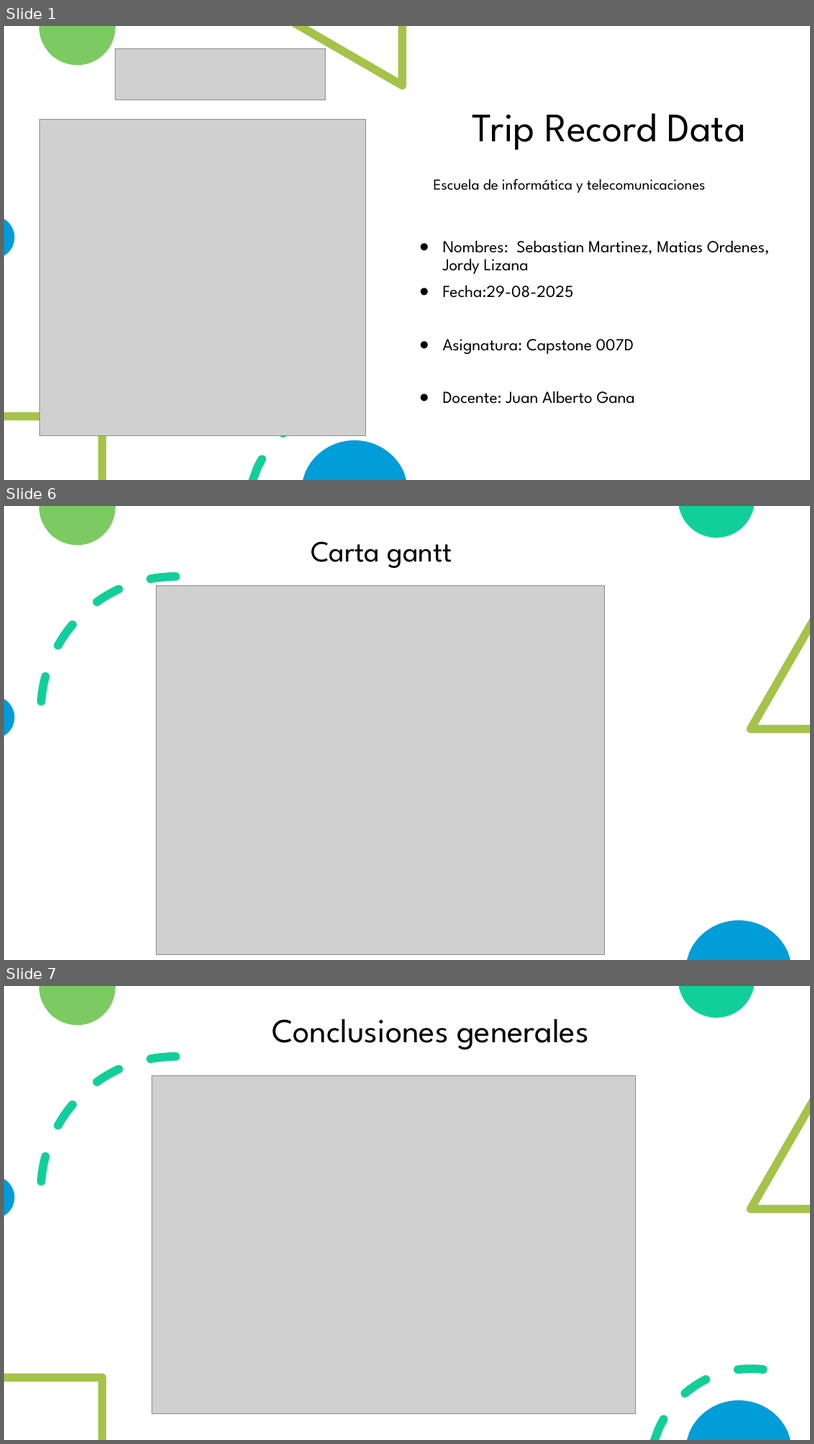
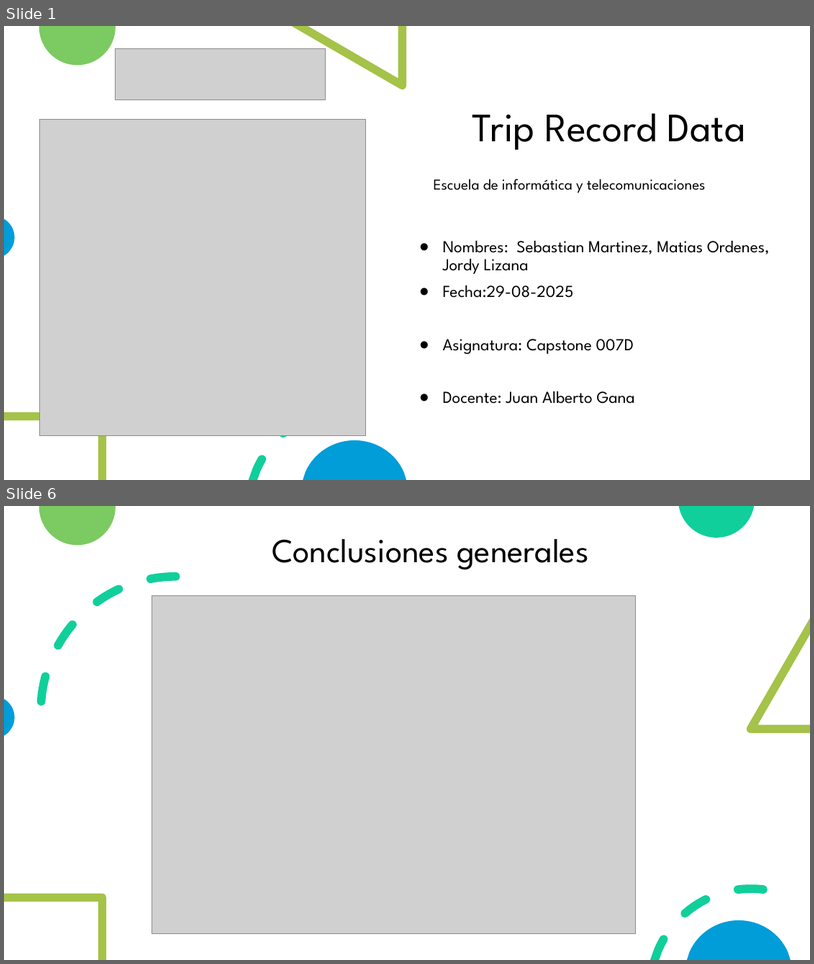
Before and after one commit to MatiaRs/Repleno, a slide deck: Fase 1/Evidencia Grupal/Presentacion_1.pptx. Shown one above the other, each under a label of ours: slides 1, 6 and 7 before the commit, slides 1 and 6 after it; the slides between them are not shown. The pictures are 814x1444 and 814x964 pixels, drawn with LibreOffice and Linux fonts; fonts in the diff are those of the drawing; grey boxes stand for pictures. Boxes give left, top, right and bottom in pixels: in the first picture for what was removed or moved away, otherwise in the second. Text is boxed around its words. In the diff, an @@ line names an element or a change of style, - is before the commit and + after.

```diff
--- a/Fase 1/Evidencia Grupal/Presentacion_1.pptx
+++ b/Fase 1/Evidencia Grupal/Presentacion_1.pptx
@@ slide 6 removed at bbox=[4, 506, 810, 960], background #FFFFFF; not listed: 2 template elements that a slide beside it also shows @@
@@ freeform shape removed at bbox=[39, 506, 116, 546] @@
@@ title removed at bbox=[311, 541, 453, 568] @@
-Carta gantt
@@ picture removed at bbox=[157, 585, 605, 954] @@
@@ freeform shape removed at bbox=[747, 618, 810, 733] @@
@@ freeform shape removed at bbox=[4, 699, 14, 735] @@
@@ freeform shape removed at bbox=[687, 920, 791, 960] @@
@@ what was slide 7 is now slide 6 @@
```
Also in this commit, not shown: 4 slides added, 4 other slides removed.
